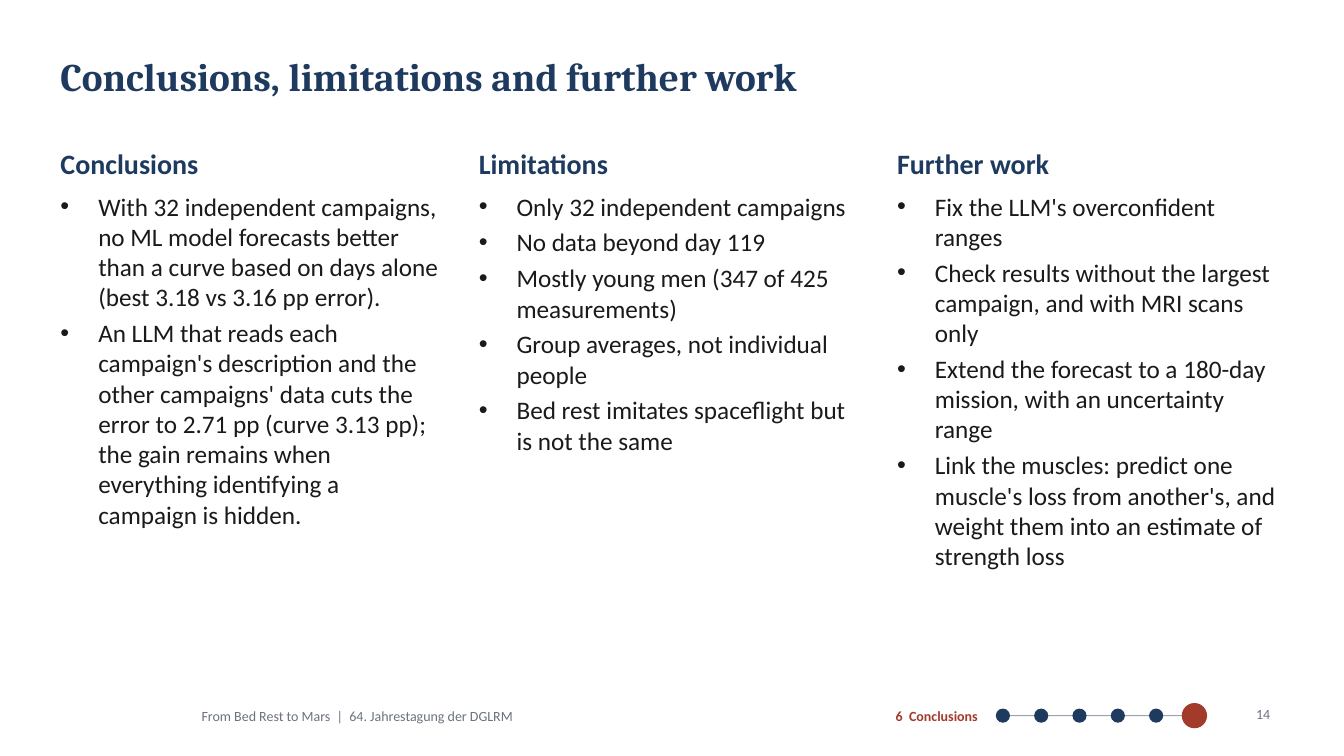
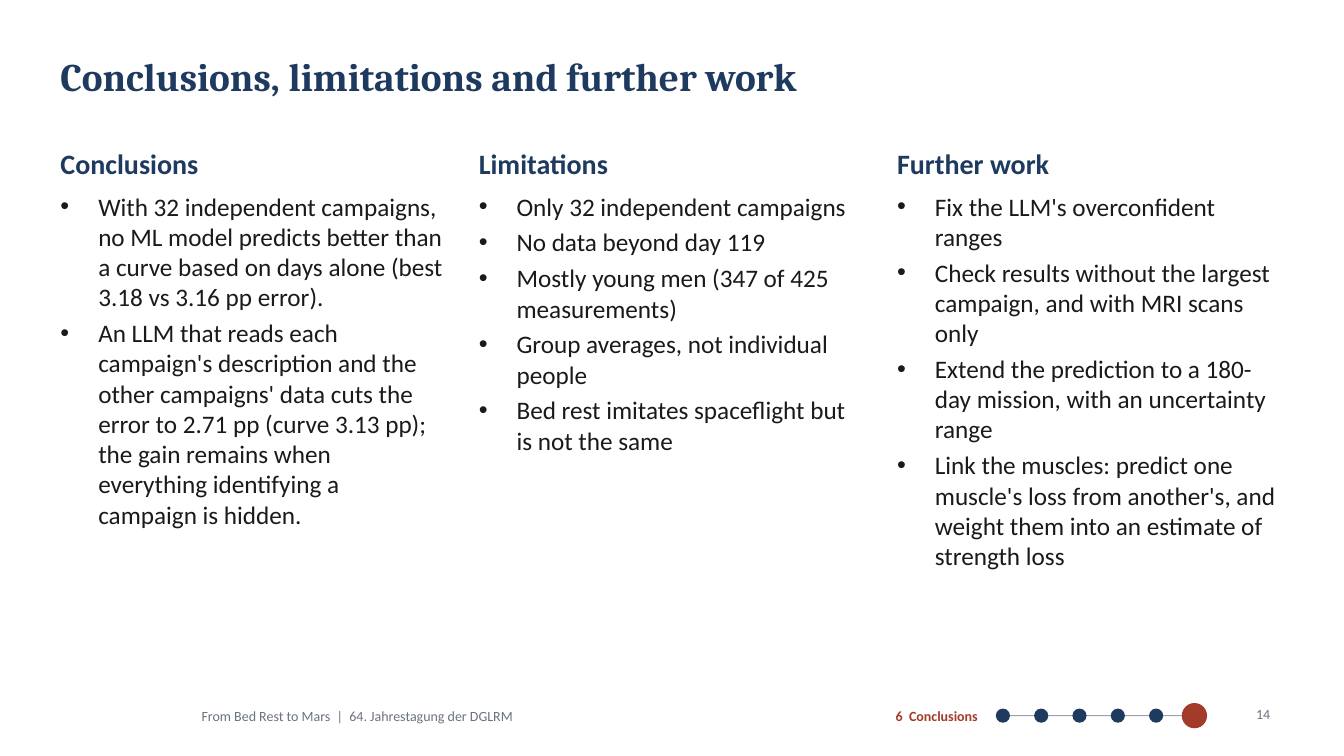
Before and after one commit to MiladBahariQaragoz/BedrestToMars, a slide deck: slide 14 of presentation/bed-rest-to-mars-talk.pptx. Drawn at 1344x756 pixels with LibreOffice and Linux fonts; fonts in the diff are those of the drawing; background and template pictures are left out. Boxes give left, top, right and bottom in pixels: in the first picture for what was removed or moved away, otherwise in the second. Text is boxed around its words. In the diff, an @@ line names an element or a change of style, - is before the commit and + after.

```diff
--- a/presentation/bed-rest-to-mars-talk.pptx
+++ b/presentation/bed-rest-to-mars-talk.pptx
@@ text at box(98, 198, 442, 310): text changed @@
-• With 32 independent campaigns, no ML model forecasts better than a curve based on days alone (best 3.18 vs 3.16 pp error).
+• With 32 independent campaigns, no ML model predicts better than a curve based on days alone (best 3.18 vs 3.16 pp error).
@@ text at box(935, 360, 1266, 443): text changed @@
-• Extend the forecast to a 180-day mission, with an uncertainty range
+• Extend the prediction to a 180-day mission, with an uncertainty range
```
Also in this commit, not shown: 8 other slides changed, 2 other files.
